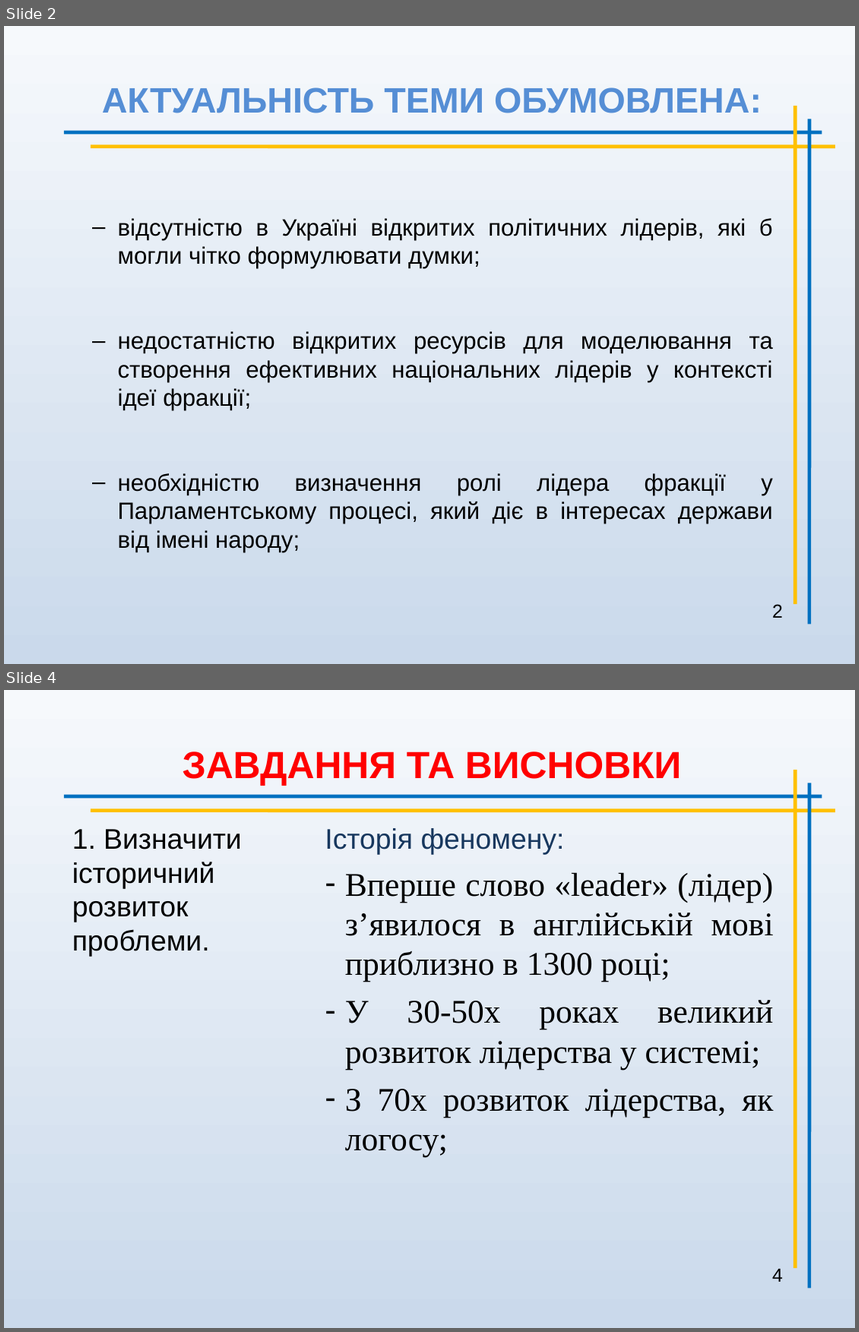
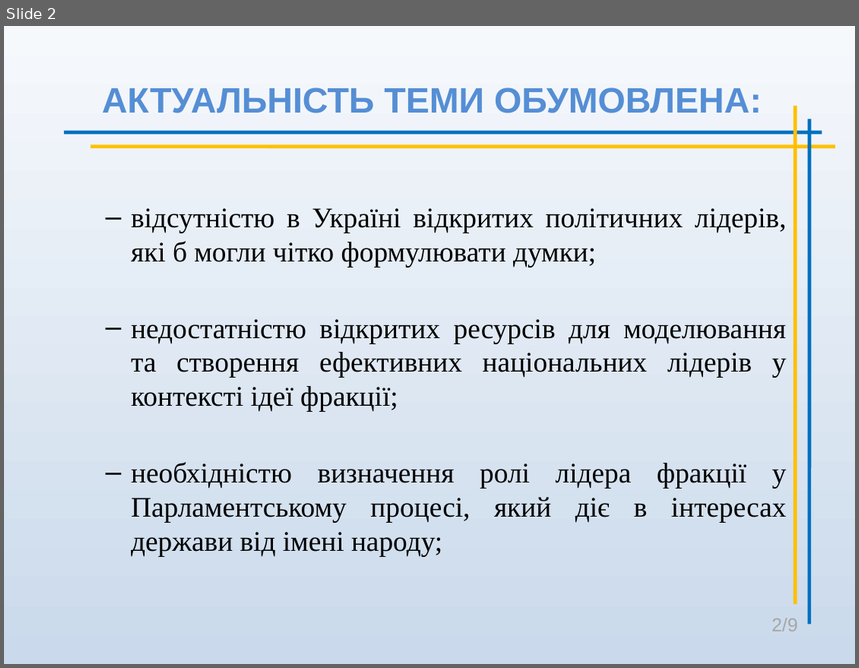
Before and after one commit to koliambrus/diploma, a slide deck: solomakhin.ppt. Shown one above the other, each under a label of ours: slides 2 and 4 before the commit, slide 2 after it; the slides between them are not shown. The pictures are 859x1332 and 859x668 pixels, drawn with LibreOffice and Linux fonts; fonts in the diff are those of the drawing. Boxes give left, top, right and bottom in pixels: in the first picture for what was removed or moved away, otherwise in the second. Text is boxed around its words. In the diff, an @@ line names an element or a change of style, - is before the commit and + after.

```diff
--- a/solomakhin.ppt
+++ b/solomakhin.ppt
@@ slide 4 removed at (4, 690, 855, 1328), background gradient #F6F9FC to #CAD9EB @@
@@ title removed at (183, 752, 681, 786) @@
-ЗАВДАННЯ ТА ВИСНОВКИ
@@ line removed from (796, 1269) to (796, 770) @@
@@ line removed from (63, 796) to (822, 796) @@
@@ line removed from (810, 1288) to (810, 783) @@
@@ line removed from (91, 811) to (835, 811) @@
@@ text removed at (72, 829, 242, 957) @@
-1. Визначити історичний розвиток проблеми.
@@ subtitle removed at (325, 828, 774, 1157) @@
-Історія феномену:
-– Вперше слово «leader» (лідер) з’явилося в англійській мові приблизно в 1300 році;
-– У 30-50х роках великий розвиток лідерства у системі;
-– З 70х розвиток лідерства, як логосу;
@@ page number removed at (772, 1269, 783, 1282) @@
-4
@@ slide 2 changed as well @@
@@ subtitle "відсутністю в Україні відкритих політичних ...": place and size @@
-subtitle "відсутністю в Україні відкритих політичних ..." at (118, 218, 773, 553)
+subtitle "відсутністю в Україні відкритих політичних ..." at (131, 208, 787, 556)
@@ subtitle "відсутністю в Україні відкритих політичних ..." at (131, 208, 787, 556): size 20 to 24 pt, font Arial to Times New Roman @@
@@ text at (772, 618, 797, 632): text changed; text colour #000000 to #A6A6A6 @@
-2
+2/9
```
Also in this commit, not shown: 5 other slides changed, 3 slides added, 2 other slides removed, 2 other files.
